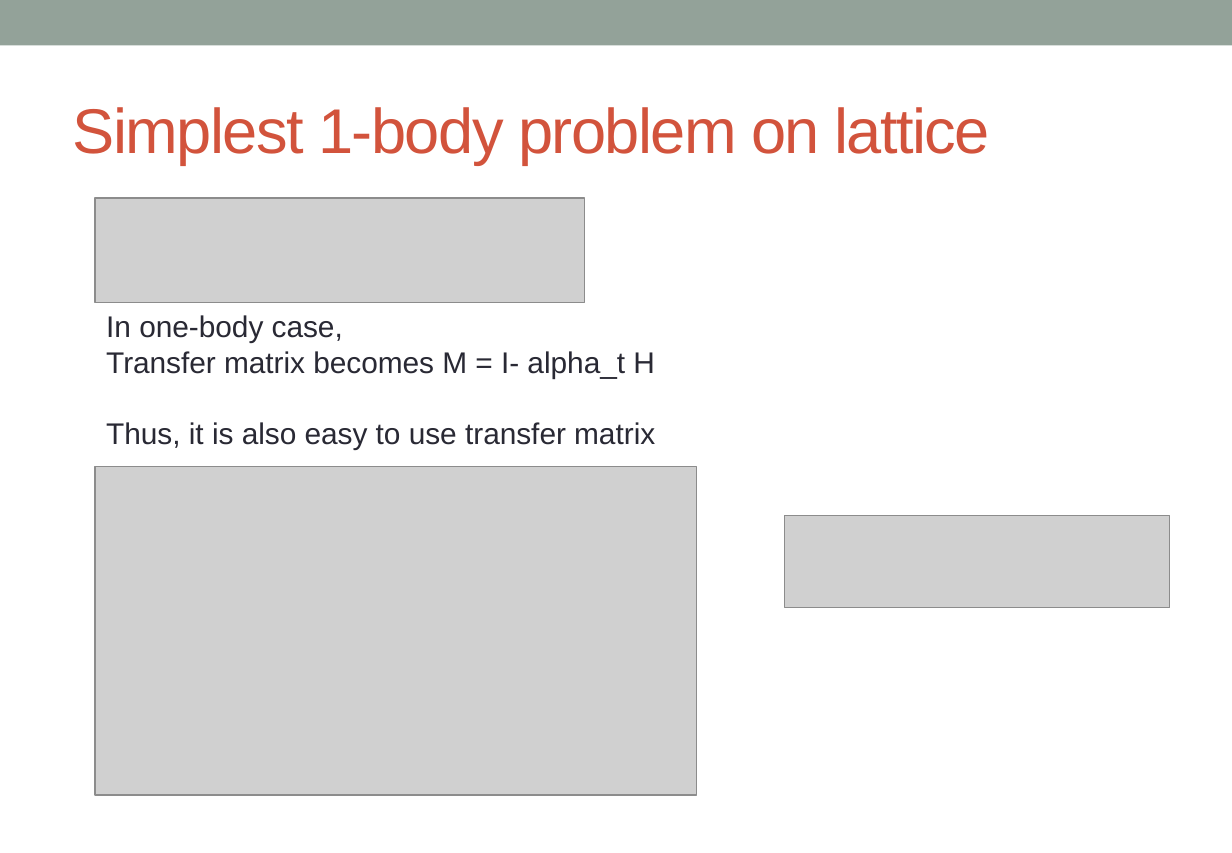
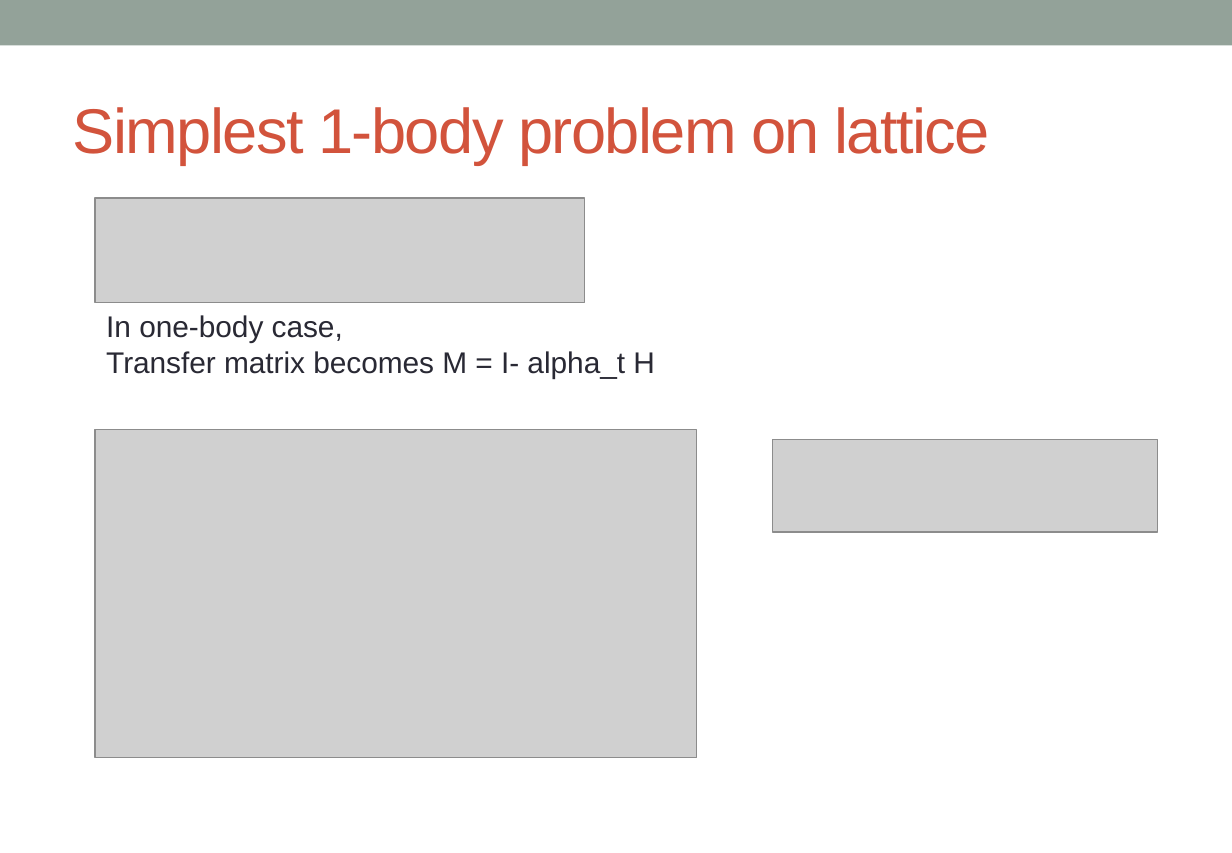
Before and after one commit to alphacentaury-github/NPSS2020, a slide deck: slide 15 of 20230612_Lattice_intro.pptx. Drawn at 1232x853 pixels with LibreOffice and Linux fonts; fonts in the diff are those of the drawing; grey boxes stand for pictures. Boxes give left, top, right and bottom in pixels: in the first picture for what was removed or moved away, otherwise in the second. Text is boxed around its words. In the diff, an @@ line names an element or a change of style, - is before the commit and + after.

```diff
--- a/20230612_Lattice_intro.pptx
+++ b/20230612_Lattice_intro.pptx
@@ picture: place and size @@
-picture at box(96, 468, 697, 796)
+picture at box(96, 430, 697, 759)
@@ text at box(106, 422, 655, 450): paragraph removed @@
-Thus, it is also easy to use transfer matrix
@@ picture: place and size @@
-picture at box(785, 515, 1171, 607)
+picture at box(774, 440, 1159, 532)
```
Also in this commit, not shown: 6 other slides changed.
